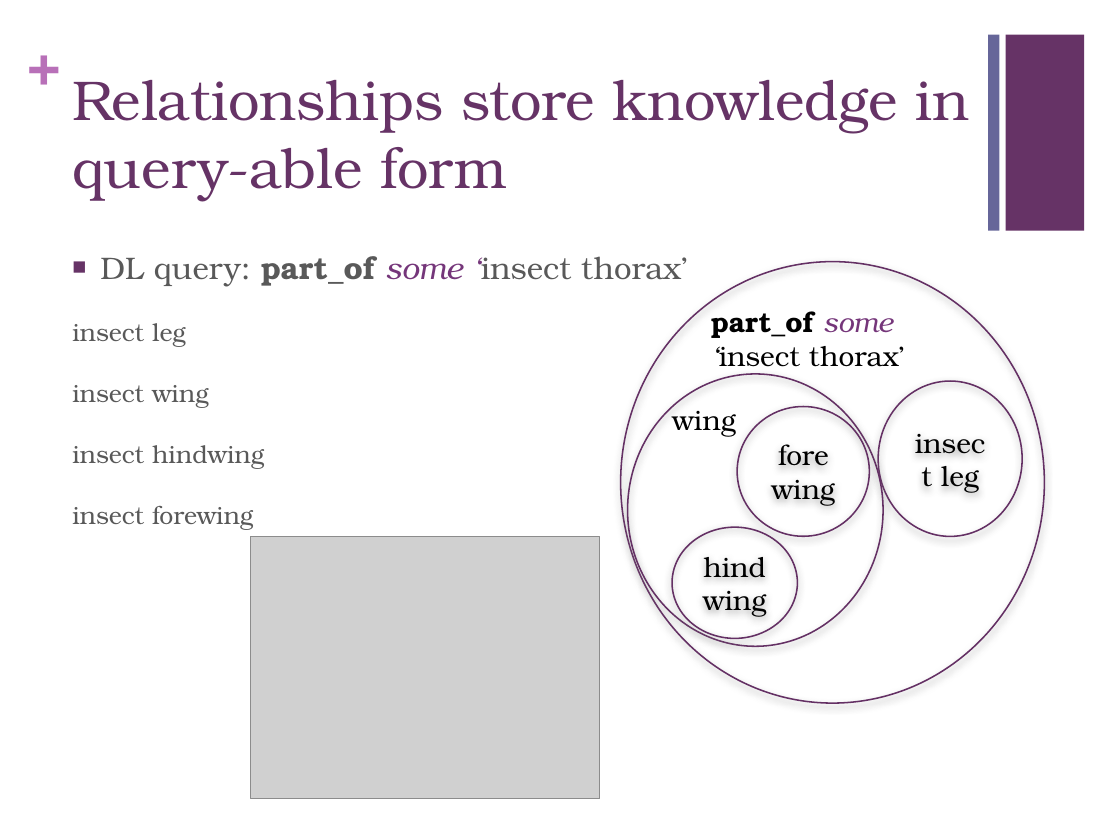
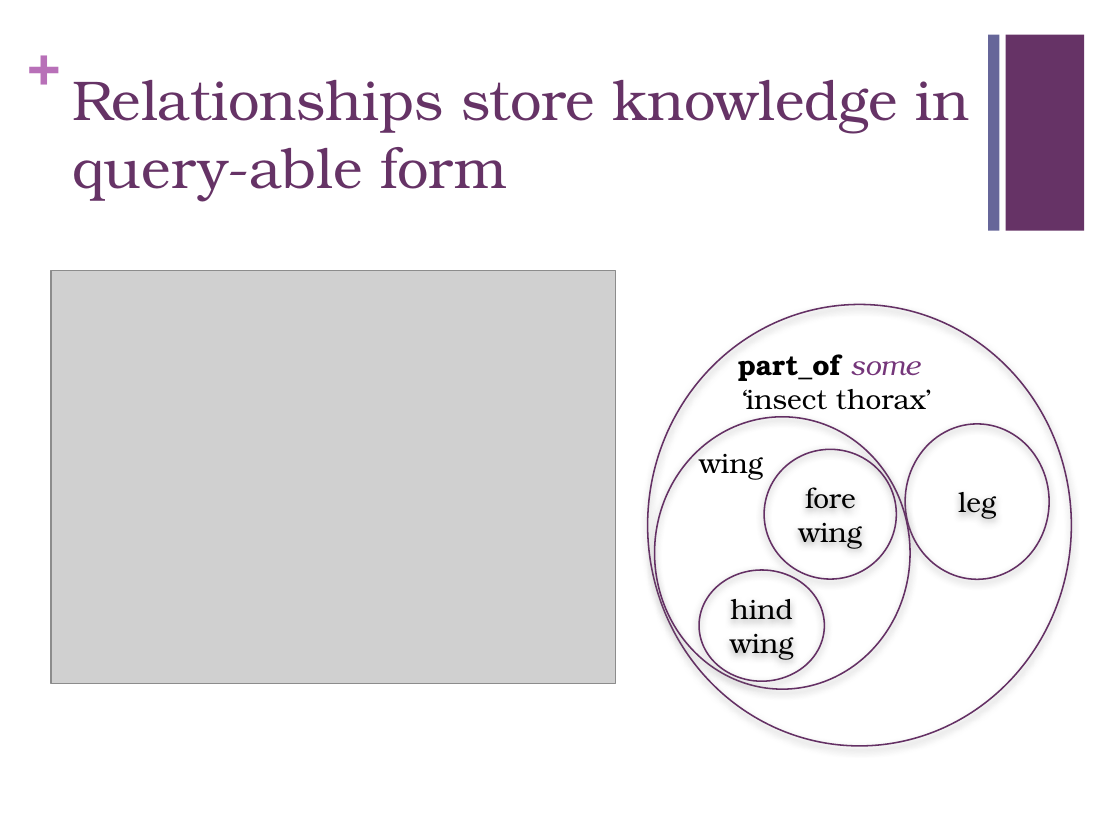
Before and after one commit to geneontology/protege-tutorial, a slide deck: slide 17 of presentations/GO_protege_1201b.pptx (slide 16 before the commit). Drawn at 1120x840 pixels with LibreOffice and Linux fonts; fonts in the diff are those of the drawing; grey boxes stand for pictures. Boxes give left, top, right and bottom in pixels: in the first picture for what was removed or moved away, otherwise in the second. Text is boxed around its words. In the diff, an @@ line names an element or a change of style, - is before the commit and + after.

```diff
--- a/presentations/GO_protege_1201b.pptx
+++ b/presentations/GO_protege_1201b.pptx
@@ text removed at <box>72,256,687,530</box> @@
-■ DL query: part_of some ‘insect thorax’
-insect leg
-insect wing
-insect hindwing
-insect forewing
@@ picture added at <box>52,271,616,683</box> @@
@@ 2 ellipses, 1 text: place and size @@
-2 ellipses, 1 text at <box>620,262,1044,703</box>
+2 ellipses, 1 text at <box>647,305,1071,746</box>
@@ 3 ellipses, 1 text: place and size @@
-3 ellipses, 1 text at <box>672,381,1023,638</box>
+3 ellipses, 1 text at <box>699,423,1049,681</box>
@@ text in ellipse at <box>958,492,996,519</box>: text changed @@
-insect leg
+leg
@@ picture removed at <box>251,536,600,799</box> @@
```
Also in this commit, not shown: 13 other slides changed, 5 slides added, 3 slides removed.
